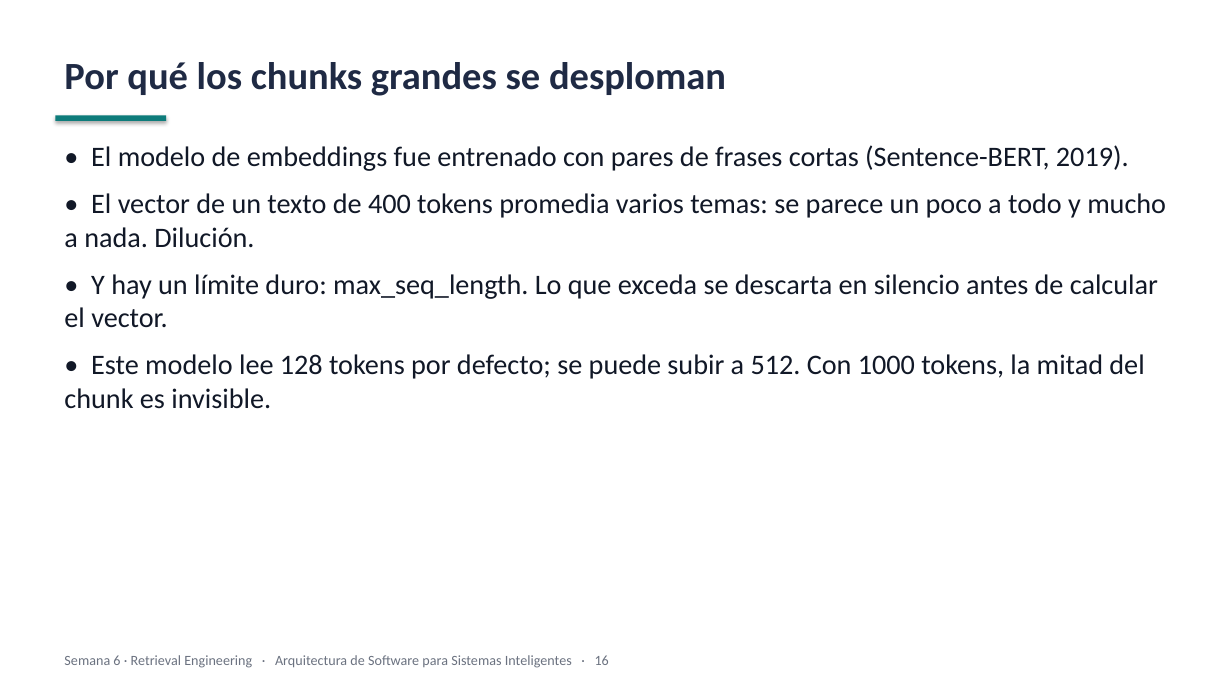
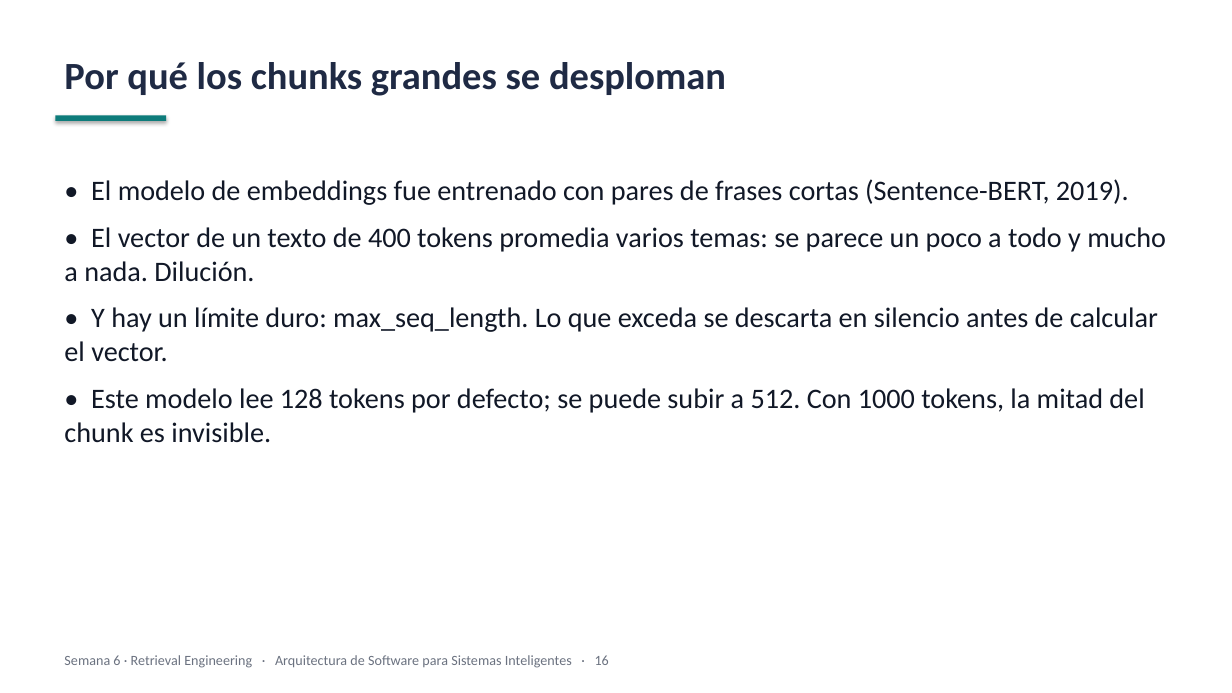
Before and after one commit to JunBarrs24/itm-maestria-llms, a slide deck: slide 16 of week-06/slides/week-06-slides.pptx. Drawn at 1232x693 pixels with LibreOffice and Linux fonts; fonts in the diff are those of the drawing. Boxes give left, top, right and bottom in pixels: in the first picture for what was removed or moved away, otherwise in the second. Text is boxed around its words. In the diff, an @@ line names an element or a change of style, - is before the commit and + after.

```diff
--- a/week-06/slides/week-06-slides.pptx
+++ b/week-06/slides/week-06-slides.pptx
@@ text "• El modelo de embeddings ...": place and size @@
-text "• El modelo de embeddings ..." at (64, 145, 1166, 409)
+text "• El modelo de embeddings ..." at (64, 179, 1166, 443)
```
Also in this commit, not shown: 14 other slides changed, 1 slide added, 7 slides removed, 51 other files.
